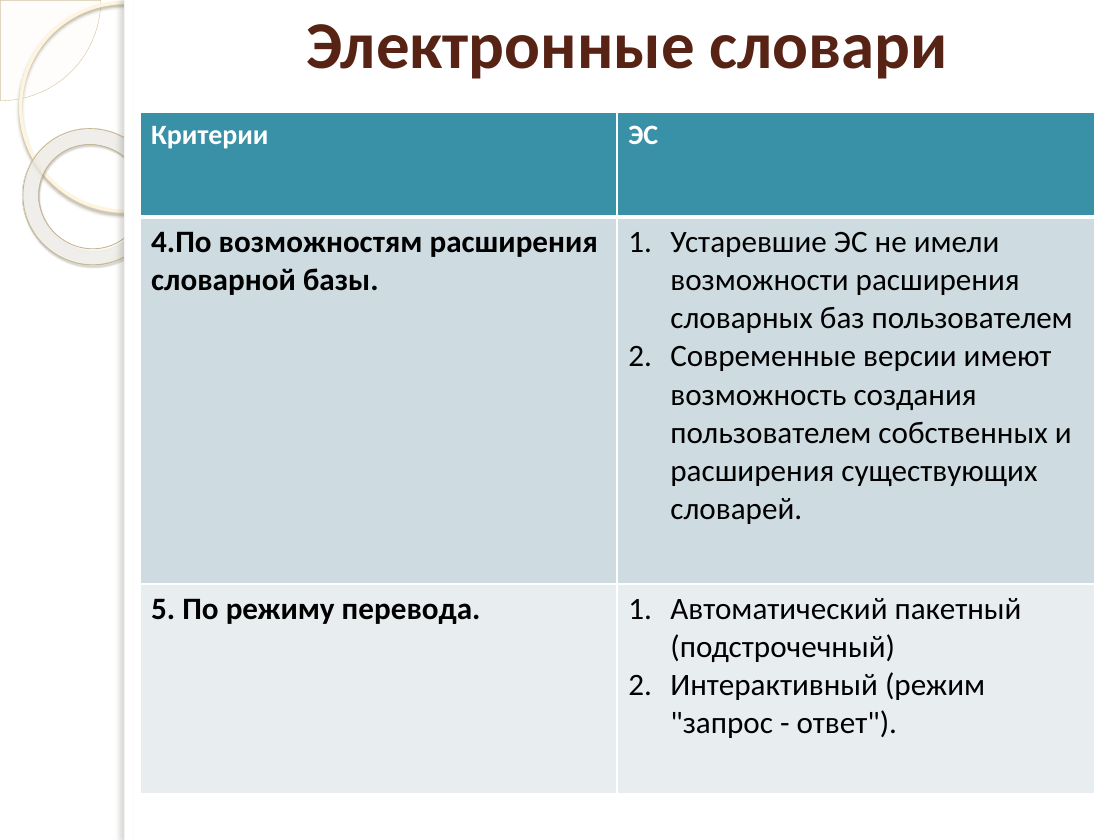
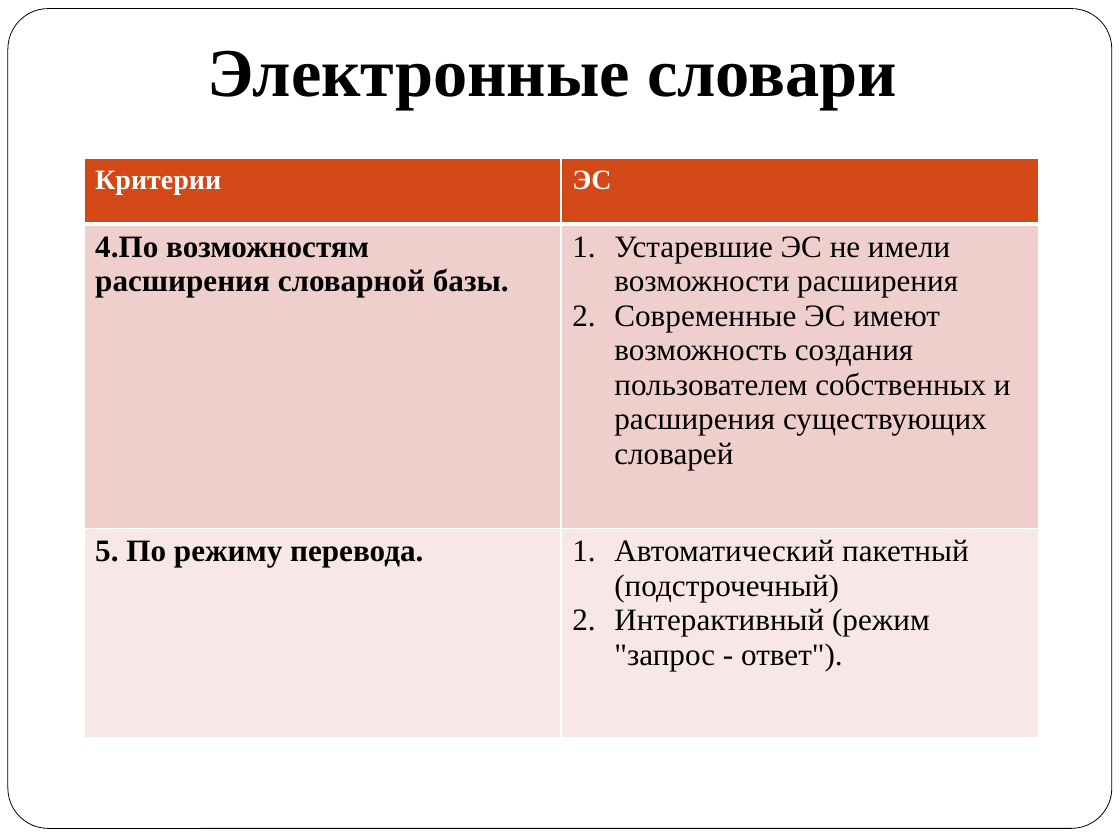
Before and after one commit to AnnaOnuchina/-, a slide deck: slide 10 of Курсовая Машинный перевод.pptx. Drawn at 1120x840 pixels with LibreOffice and Linux fonts; fonts in the diff are those of the drawing; background and template pictures are left out. Boxes give left, top, right and bottom in pixels: in the first picture for what was removed or moved away, otherwise in the second. Text is boxed around its words. In the diff, an @@ line names an element or a change of style, - is before the commit and + after.

```diff
--- a/Курсовая Машинный перевод.pptx
+++ b/Курсовая Машинный перевод.pptx
@@ pie slice (boxed as its full ellipse) removed at (0, 0, 101, 101) @@
@@ rounded rectangle added at (8, 9, 1112, 829), fill #FFFFFF, outline #000000 0.5 pt @@
@@ ellipse removed at (20, 2, 228, 211) @@
@@ title "Электронные словари": place and size @@
-title "Электронные словари" at (306, 24, 948, 79)
+title "Электронные словари" at (207, 50, 897, 109)
@@ title "Электронные словари" at (207, 50, 897, 109): size 43 to 44 pt, font Calibri to Times New Roman, text colour #572314 to #000000; vertical alignment middle to bottom @@
@@ rectangle removed at (124, 0, 1120, 840) @@
@@ rectangle removed at (124, 0, 133, 840) @@
@@ donut removed at (0, 101, 187, 292) @@
@@ table at (84, 159, 1038, 738) @@
-row 2, column 2: Устаревшие ЭС не имели возможности расширения словарных баз пользователем / Современные версии имеют возможность создания пользователем собственных и расширения существующих словарей.
+row 2, column 2: Устаревшие ЭС не имели возможности расширения / Современные ЭС имеют возможность создания пользователем собственных и расширения существующих словарей
@@ fill #3891A7 to #D34817 in row 1 @@
@@ fill #CEDCE1 to #EFCFCC in row 2 @@
@@ fill #E8EEF1 to #F7E9E8 in row 3 @@
@@ font Calibri to Times New Roman in "Критерии", "ЭС", "4.По возможностям расширения словарной базы.", "5. По режиму перевода." and 2 more places @@
@@ table: place and size @@
-table at (140, 112, 1094, 793)
+table at (84, 159, 1038, 738)
```
Also in this commit, not shown: 12 other slides changed.
